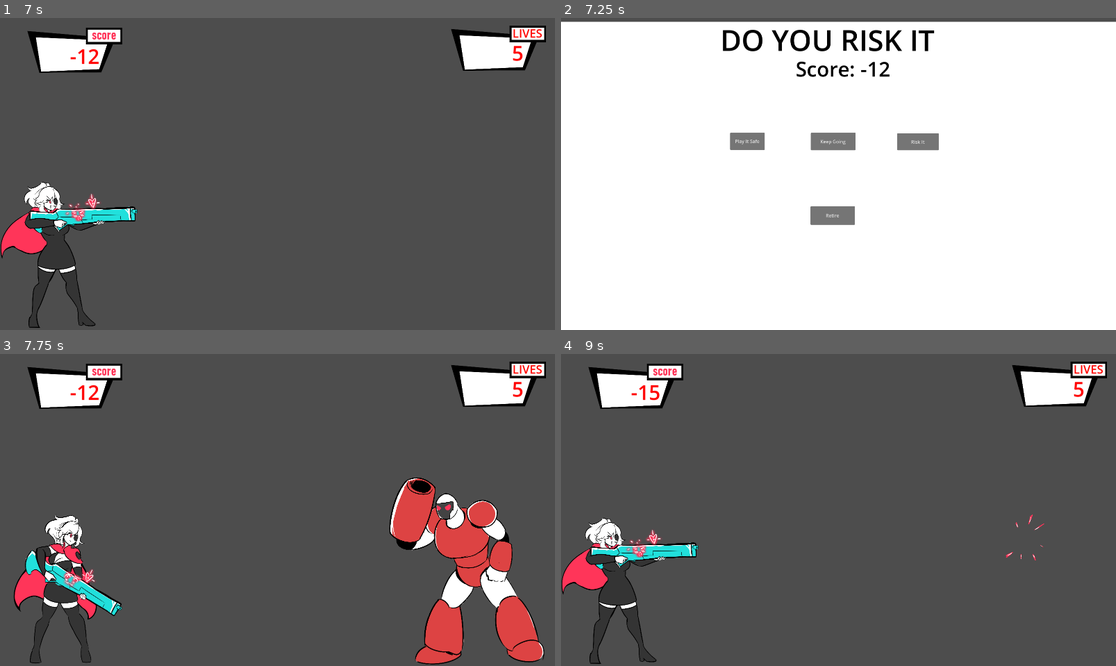
Above: before the commit, frames 1-4 (two rows, left to right).
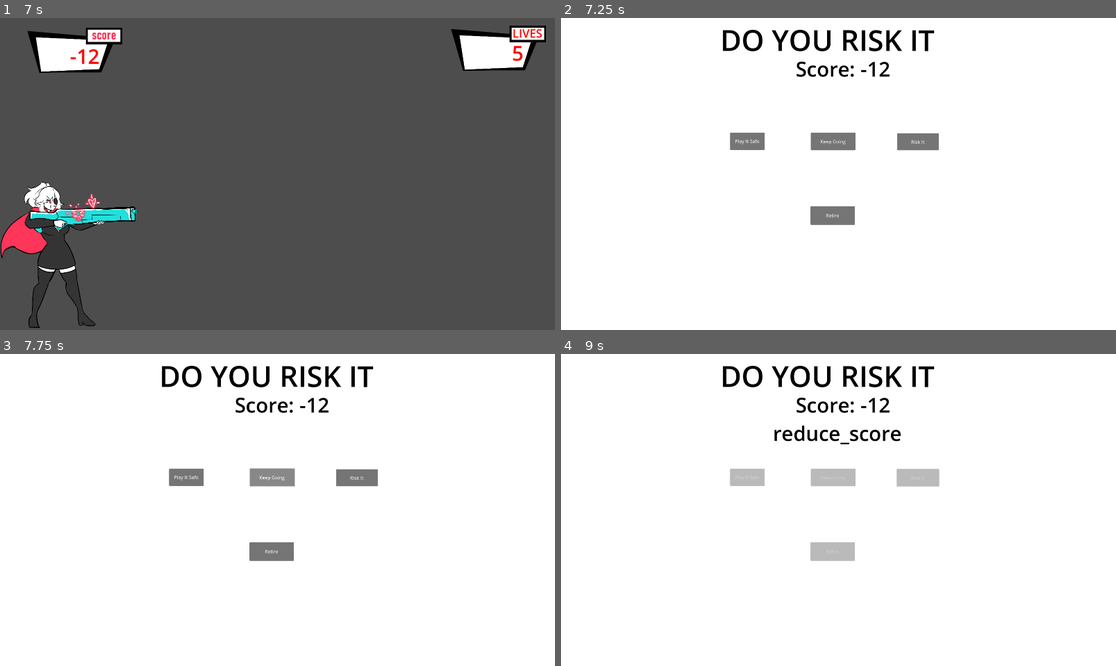
Above: after the commit, the same moments.

Repository: LaceSpades/Brackeys-2025.2
Game: Godot game, scene res://scenes/main_menu.tscn
The game is run twice, just before and just after one commit, with the same random seed, the same clock (stepped at 60 frames per second) and the same inputs.
Inputs (mouse positions are in pixels of both pictures, inside the frame that each line leads up to):
- Up to frame 1 (7 s): click "Start Game" at 0.5 s; tap Enter at 1.25 s; move the mouse to (399, 158) at 1.27 s; tap Space (interact) every 0.75 s from 1.35 to 6.6 s; move the mouse to (166, 189) at 2.02 s; move the mouse to (333, 105) at 2.77 s; move the mouse to (249, 236) at 3.52 s; move the mouse to (444, 220) at 4.27 s; move the mouse to (111, 127) at 5.02 s; move the mouse to (305, 174) at 5.77 s; move the mouse to (194, 96) at 6.52 s
- Up to frame 2 (7.25 s): no input
- Up to frame 3 (7.75 s): click "Keep Going" at 7.25 s
- Up to frame 4 (9 s): click (916, 478) at 8 s, where only the run after the commit has a clickable "Risk It"; tap Space (interact) at 8.75, 8.85 s; move the mouse to (960, 494) at 8.77 s

Frame 1 is identical in both runs. In frame 2, 1.3% of the frame differs, in the area x 0-100%, y 0-2%; in frame 3, 96%; in frame 4, 97%, in the area x 0-100%, y 0-100%.

Commit message:
Implement risk it display

Diff:
--- a/scenes/risk_it_menu.tscn
+++ b/scenes/risk_it_menu.tscn
@@ -1,10 +1,14 @@
-[gd_scene load_steps=6 format=3 uid="uid://c207a2o1hfwdl"]
+[gd_scene load_steps=7 format=3 uid="uid://c207a2o1hfwdl"]
 
 [ext_resource type="AudioStream" uid="uid://bfrfhayyfg1rw" path="res://assets/music/menu.wav" id="1_42gfa"]
 [ext_resource type="Script" uid="uid://3jk03r0ykavj" path="res://scripts/risk_it_menu.gd" id="1_th3bf"]
 [ext_resource type="LabelSettings" uid="uid://base8q4ybr2yi" path="res://assets/fonts/new_label_settings.tres" id="2_73ms6"]
 [ext_resource type="PackedScene" uid="uid://dwmw14tfmcpe4" path="res://scenes/menu_score.tscn" id="3_5adcy"]
 [ext_resource type="PackedScene" uid="uid://bjljaa7uh0lj7" path="res://scenes/button.tscn" id="5_ir72k"]
+
+[sub_resource type="LabelSettings" id="LabelSettings_ir72k"]
+font_size = 70
+font_color = Color(0, 0, 0, 1)
 
 [node name="RiskItMenu" type="Control"]
 layout_mode = 3
@@ -15,12 +19,23 @@
 grow_vertical = 2
 script = ExtResource("1_th3bf")
 
+[node name="DisplayTimer" type="Timer" parent="."]
+
 [node name="ColorRect" type="ColorRect" parent="."]
 layout_mode = 0
 offset_left = -11.0
-offset_top = 13.0
+offset_top = -7.0
 offset_right = 1930.0
 offset_bottom = 1117.0
+
+[node name="Mode" type="Label" parent="."]
+layout_mode = 0
+offset_left = 719.0
+offset_top = 226.0
+offset_right = 1194.0
+offset_bottom = 337.0
+label_settings = SubResource("LabelSettings_ir72k")
+horizontal_alignment = 1
 
 [node name="AudioStreamPlayer" type="AudioStreamPlayer" parent="."]
 stream = ExtResource("1_42gfa")
@@ -74,6 +89,7 @@
 offset_bottom = 716.0
 text = "Retire"
 
+[connection signal="timeout" from="DisplayTimer" to="." method="_on_display_timer_timeout"]
 [connection signal="pressed" from="PlayItSafe" to="." method="_on_play_it_safe_pressed"]
 [connection signal="pressed" from="KeepGoing" to="." method="_on_keep_going_pressed"]
 [connection signal="pressed" from="RiskIt" to="." method="_on_risk_it_pressed"]
--- a/scripts/risk_it_menu.gd
+++ b/scripts/risk_it_menu.gd
@@ -1,19 +1,37 @@
 extends Control
+
+@onready var display_timer: Timer = $DisplayTimer
+@onready var mode: Label = $Mode
+@onready var play_it_safe: Button = $PlayItSafe
+@onready var keep_going: Button = $KeepGoing
+@onready var risk_it: Button = $RiskIt
+@onready var retire: Button = $Retire
 
 func _on_retire_pressed() -> void:
 	get_tree().change_scene_to_file("res://scenes/main_menu.tscn")
 
+func disable_buttons() -> void:
+	play_it_safe.disabled = true
+	keep_going.disabled = true
+	risk_it.disabled = true
+	retire.disabled = true
+	display_timer.start()
+
 func _on_play_it_safe_pressed() -> void:
 	Globals.risk_it(-1)
-	return_to_game()
+	display_mode()
+	disable_buttons()
 
 func _on_keep_going_pressed() -> void:
 	Globals.risk_it(0)
-	return_to_game()
 
 func _on_risk_it_pressed() -> void:
 	Globals.risk_it(1)
-	return_to_game()
+	display_mode()
+	disable_buttons()
 
-func return_to_game() -> void:
+func display_mode() -> void:
+	mode.text = Globals.current_mode
+
+func _on_display_timer_timeout() -> void:
 	get_tree().change_scene_to_file("res://scenes/game.tscn")
